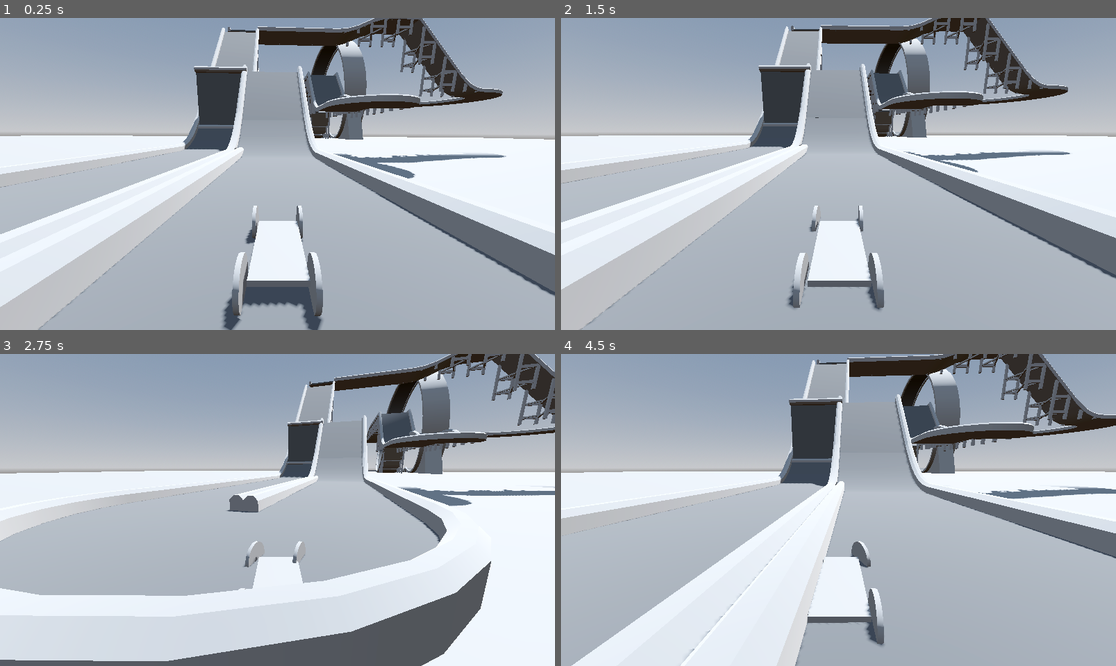
Above: before the commit, frames 1-4 (two rows, left to right).
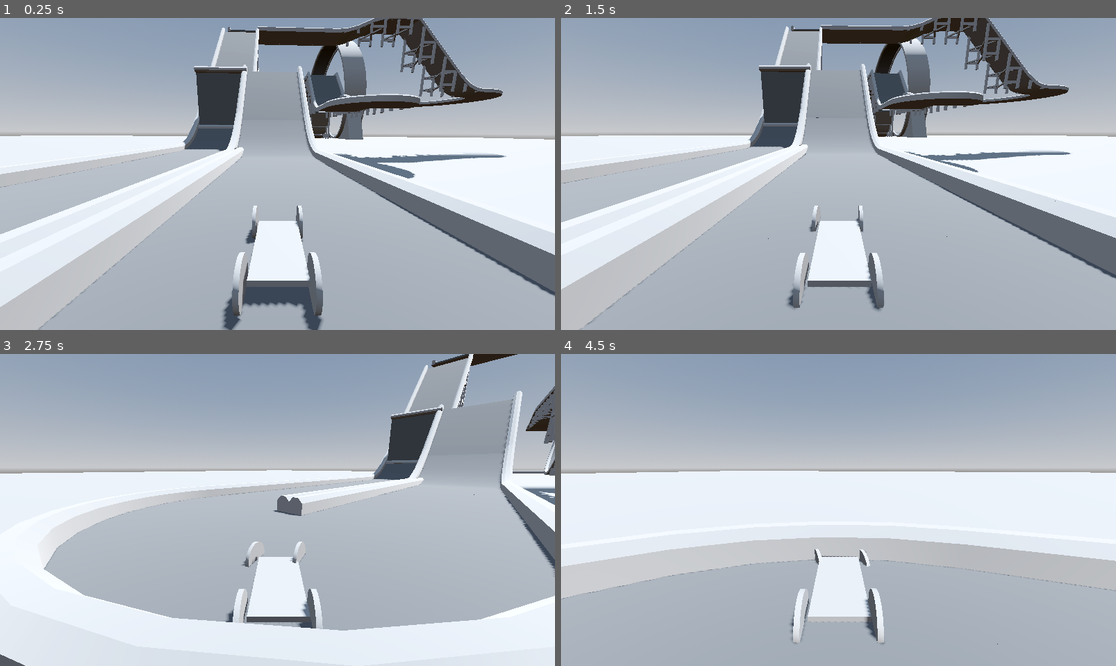
Above: after the commit, the same moments.

Repository: O-white1/TrackMasterz
Game: Godot game, scene res://world_1.tscn
Two runs of this game, one before a commit and one after it. Both use one fixed random seed, a clock stepped at 60 frames per second and the inputs below. The project has no main scene, so this scene is started directly.
Inputs:
- Up to frame 1 (0.25 s): no input
- Up to frame 2 (1.5 s): tap Enter (ui_accept) at 0.5, 0.77 s; hold Right (ui_right) 0.53-1.28 s; hold Down (ui_down) from 1.28 s (still down)
- Up to frame 3 (2.75 s): tap Enter (ui_accept) at 1.52 s; release Down (ui_down) at 2.03 s; hold Right (ui_right) from 2.03 s (still down)
- Up to frame 4 (4.5 s): release Right (ui_right) at 2.78 s; hold Up (ui_up) 2.78-3.53 s; tap Enter (ui_accept) at 3.02, 3.77 s; hold Left (ui_left) from 3.53 s (still down)

The runs differ from the first frame. In frame 1, less than 0.1% of the frame differs, in the area x 41-59%, y 63-96%; in frame 2, 0.4%; in frame 3, 38%; in frame 4, 41%, in the area x 0-100%, y 0-100%.

Commit message:
qwety7

Diff:
--- a/Assets/cars/car.tscn
+++ b/Assets/cars/car.tscn
@@ -23,7 +23,7 @@
 transform = Transform3D(-8.74228e-09, -0.2, 0, 0.2, -8.74228e-09, 0, 0, 0, 0.2, 0, 0, 0)
 radius = 2.5
 height = 0.5
-sides = 64
+sides = 32
 
 [node name="frontRight" type="VehicleWheel3D" parent="."]
 transform = Transform3D(0.5, 0, 0, 0, 0.5, 0, 0, 0, 0.5, 0.66, 0, 0.5)
@@ -34,7 +34,7 @@
 transform = Transform3D(-8.74228e-09, -0.2, 0, 0.2, -8.74228e-09, 0, 0, 0, 0.2, 0, 0, 0)
 radius = 2.5
 height = 0.5
-sides = 64
+sides = 32
 
 [node name="backLeft" type="VehicleWheel3D" parent="."]
 transform = Transform3D(0.5, 0, 0, 0, 0.5, 0, 0, 0, 0.5, 0.66, 0, -2)
@@ -44,7 +44,7 @@
 transform = Transform3D(-8.74228e-09, -0.2, 0, 0.2, -8.74228e-09, 0, 0, 0, 0.2, 0, 0, 0)
 radius = 2.5
 height = 0.5
-sides = 64
+sides = 32
 
 [node name="backRight" type="VehicleWheel3D" parent="."]
 transform = Transform3D(0.5, 0, 0, 0, 0.5, 0, 0, 0, 0.5, -0.66, 0, -2)
@@ -54,7 +54,7 @@
 transform = Transform3D(-8.74228e-09, -0.2, 0, 0.2, -8.74228e-09, 0, 0, 0, 0.2, 0, 0, 0)
 radius = 2.5
 height = 0.5
-sides = 64
+sides = 32
 
 [node name="CollisionShape3D" type="CollisionShape3D" parent="."]
 transform = Transform3D(0.25, 0, 0, 0, 0.25, 0, 0, 0, 0.25, -0.0766163, 0.0537945, -0.8)
--- a/car.gd
+++ b/car.gd
@@ -2,9 +2,9 @@
 
 @export var MAX_STEER = .4
 @export var level = ""
-var MAX_RPM = 600
-var MAX_TORQUE = 900
-var HORSE_POWER = 900
+var MAX_RPM = 300
+var MAX_TORQUE = 450
+var HORSE_POWER = 450
 const Gravity = 9.8
 
 
